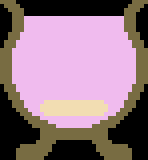
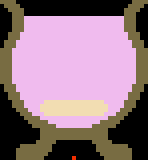
Layered file, before and after one edit (148×160). Changes by layer:
painted on "container_01.png" over box(72, 156, 76, 160)
